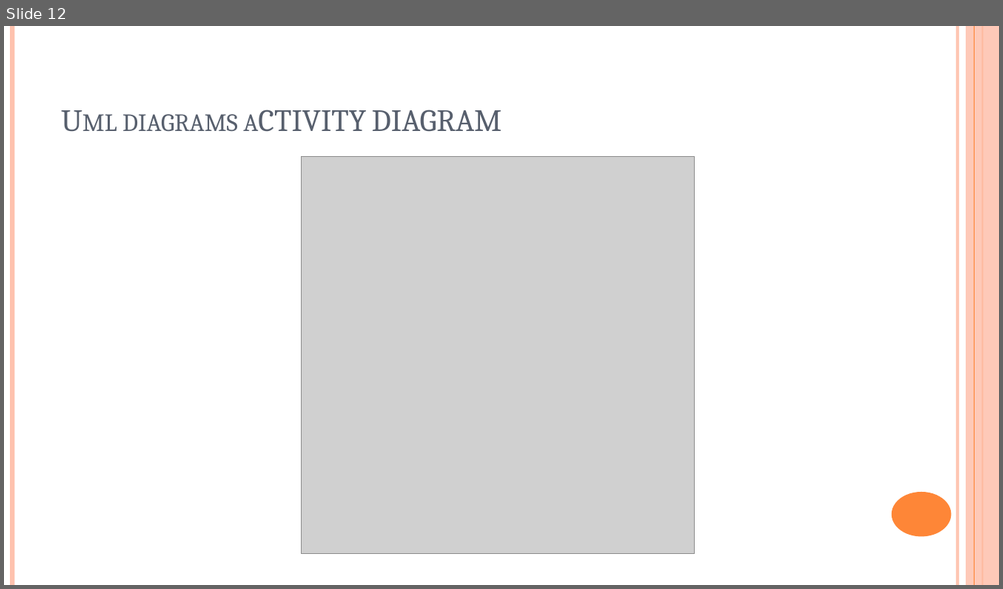
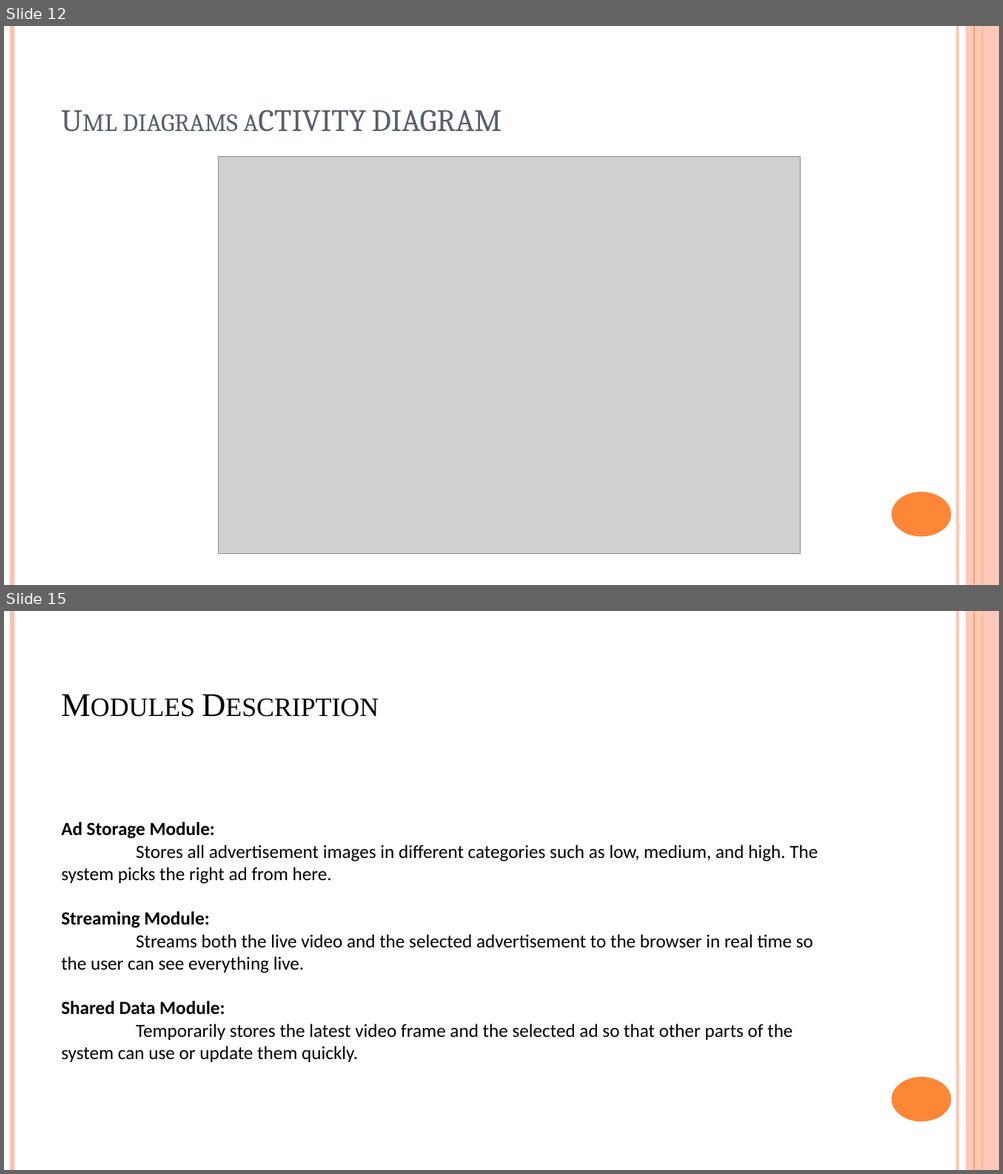
Before and after one commit to karthikeya-goud/Mini_project, a slide deck: B10 PRC 3.pptx. Shown one above the other, each under a label of ours: slide 12 before the commit, slides 12 and 15 after it; the slides between them are not shown. The pictures are 1003x589 and 1003x1174 pixels, drawn with LibreOffice and Linux fonts; fonts in the diff are those of the drawing; grey boxes stand for pictures. Boxes give left, top, right and bottom in pixels: in the first picture for what was removed or moved away, otherwise in the second. Text is boxed around its words. In the diff, an @@ line names an element or a change of style, - is before the commit and + after.

```diff
--- a/B10 PRC 3.pptx
+++ b/B10 PRC 3.pptx
@@ slide 15 added at (4, 611, 999, 1170), background #FFFFFF; not listed: 6 template elements that a slide beside it also shows @@
@@ title added at (54, 633, 867, 726), 32 pt, text #000000, small capitals @@
+Modules Description
@@ text added at (61, 822, 817, 1062), 18 pt, text #000000 @@
+Ad Storage Module:
+Stores all advertisement images in different categories such as low, medium, and high. The system picks the right ad from here.
+Streaming Module:
+Streams both the live video and the selected advertisement to the browser in real time so the user can see everything live.
+Shared Data Module:
+Temporarily stores the latest video frame and the selected ad so that other parts of the system can use or update them quickly.
@@ slide 12 changed as well @@
@@ picture: place and size @@
-picture at (301, 156, 694, 554)
+picture at (218, 156, 800, 554)
```
Also in this commit, not shown: 15 other slides changed, 2 other slides added, 6 slides removed.
